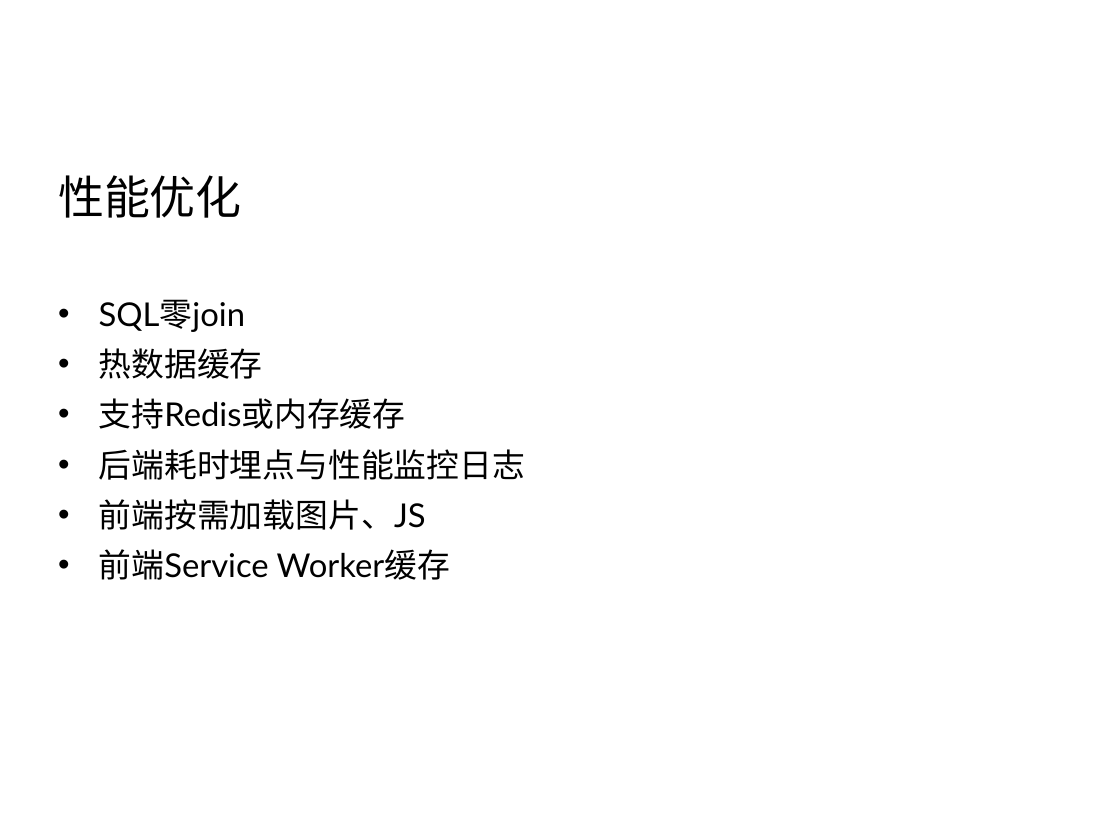
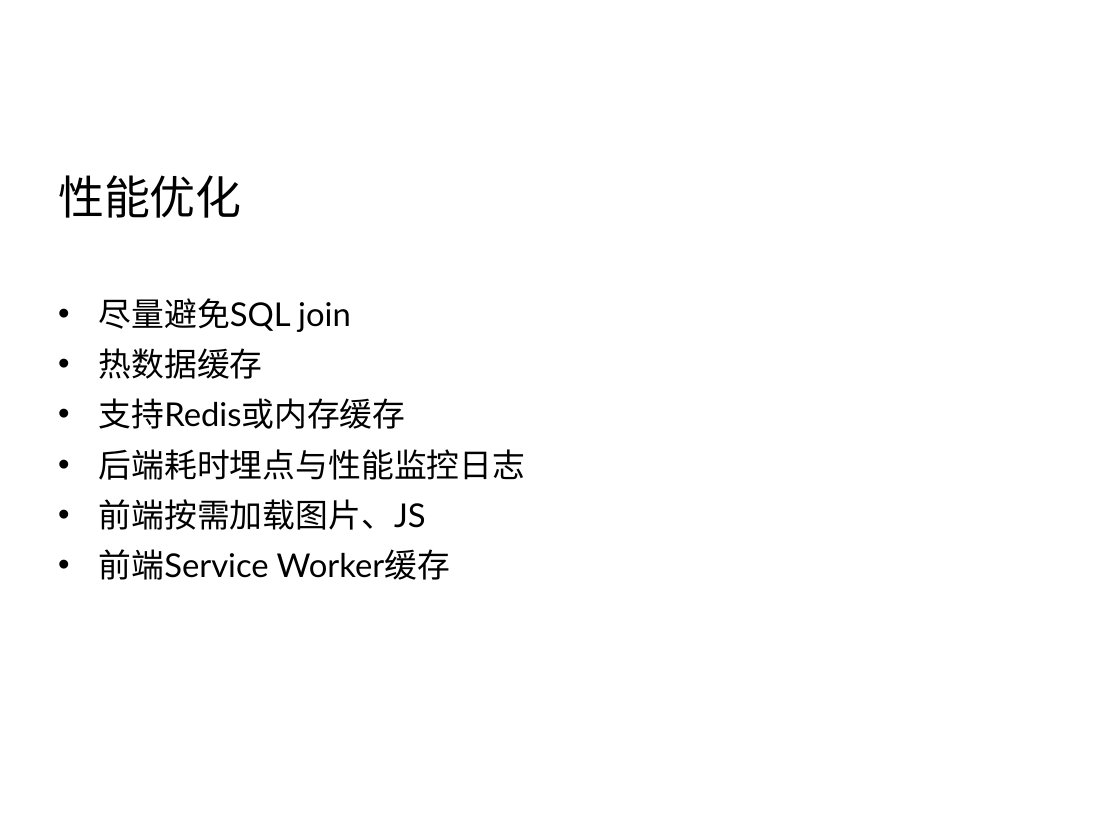
Before and after one commit to Vanessa219/b3log-index, a slide deck: slide 25 of src/sym/syme-intro.pptx (slide 24 before the commit). Drawn at 1120x840 pixels with LibreOffice and Linux fonts; fonts in the diff are those of the drawing; background and template pictures are left out. Boxes give left, top, right and bottom in pixels: in the first picture for what was removed or moved away, otherwise in the second. Text is boxed around its words. In the diff, an @@ line names an element or a change of style, - is before the commit and + after.

```diff
--- a/src/sym/syme-intro.pptx
+++ b/src/sym/syme-intro.pptx
@@ text at [99, 298, 351, 332]: text changed @@
-• SQL零join
+• 尽量避免SQL join
```
Also in this commit, not shown: 9 other slides changed, 1 slide added.
